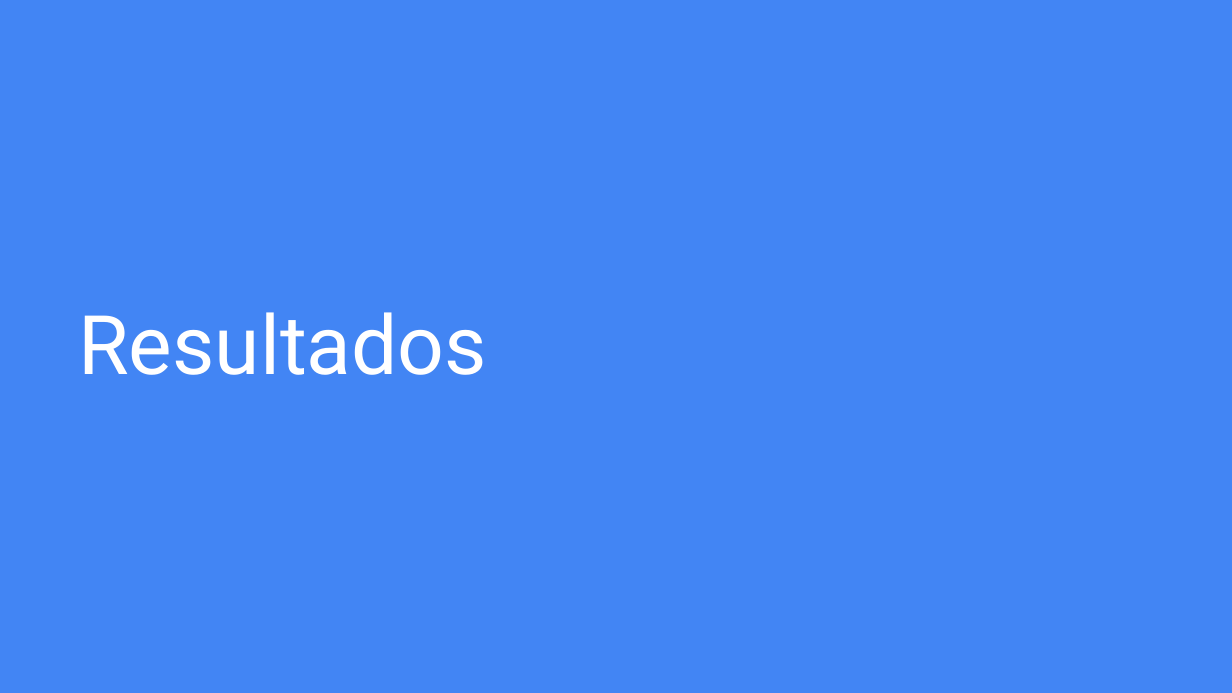
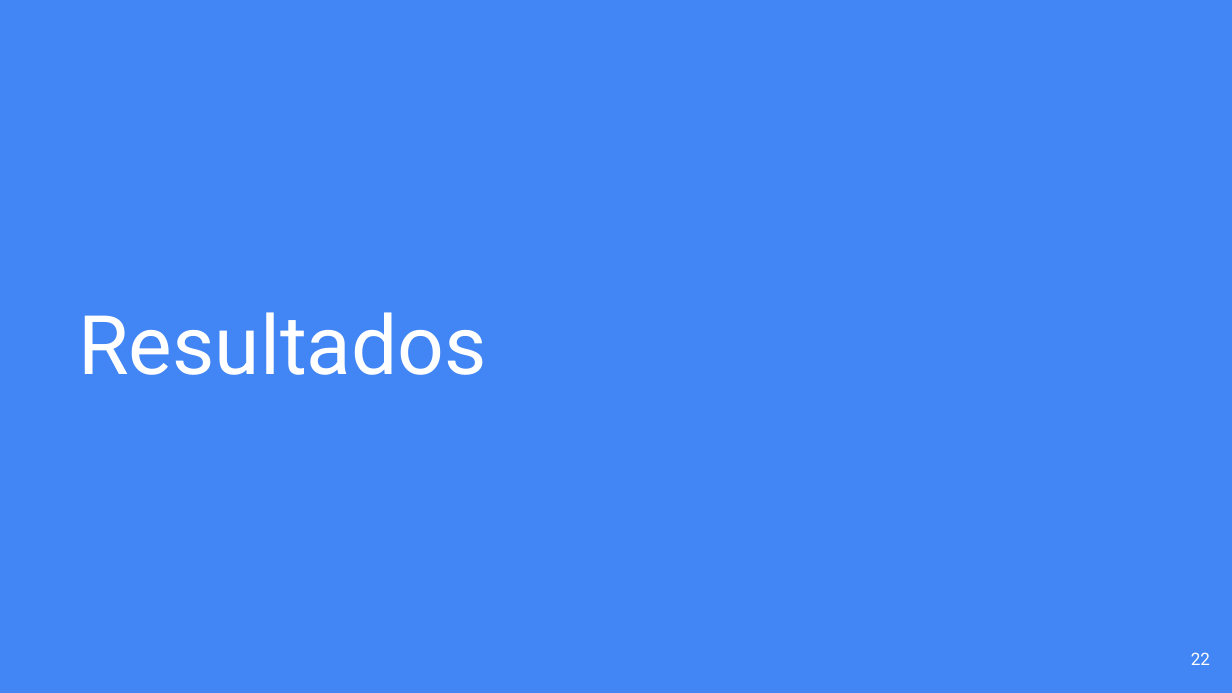
Before and after one commit to juandpenan/SistemasEmbebidos, a slide deck: slide 22 of Presentacion.pptx (slide 17 before the commit). Drawn at 1232x693 pixels with LibreOffice and Linux fonts; fonts in the diff are those of the drawing. Boxes give left, top, right and bottom in pixels: in the first picture for what was removed or moved away, otherwise in the second. Text is boxed around its words. In the diff, an @@ line names an element or a change of style, - is before the commit and + after.

```diff
--- a/Presentacion.pptx
+++ b/Presentacion.pptx
@@ page number added at <box>1191,652,1210,665</box>, 10 pt, text #FFFFFF @@
+22
```
Also in this commit, not shown: 18 other slides changed, 6 slides added, 1 slide removed, 2 other files.
